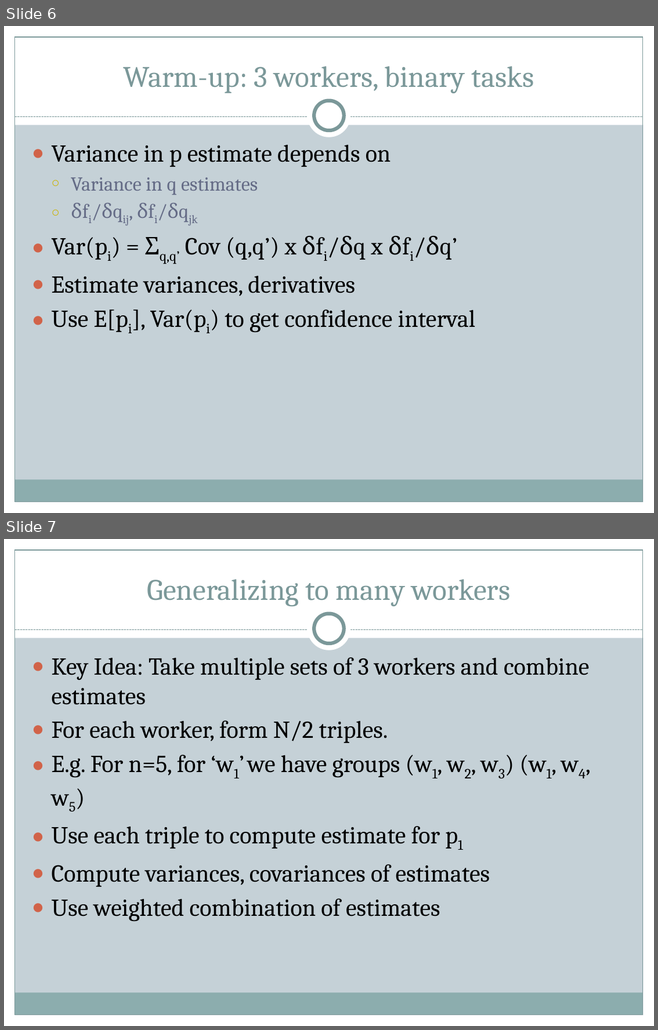
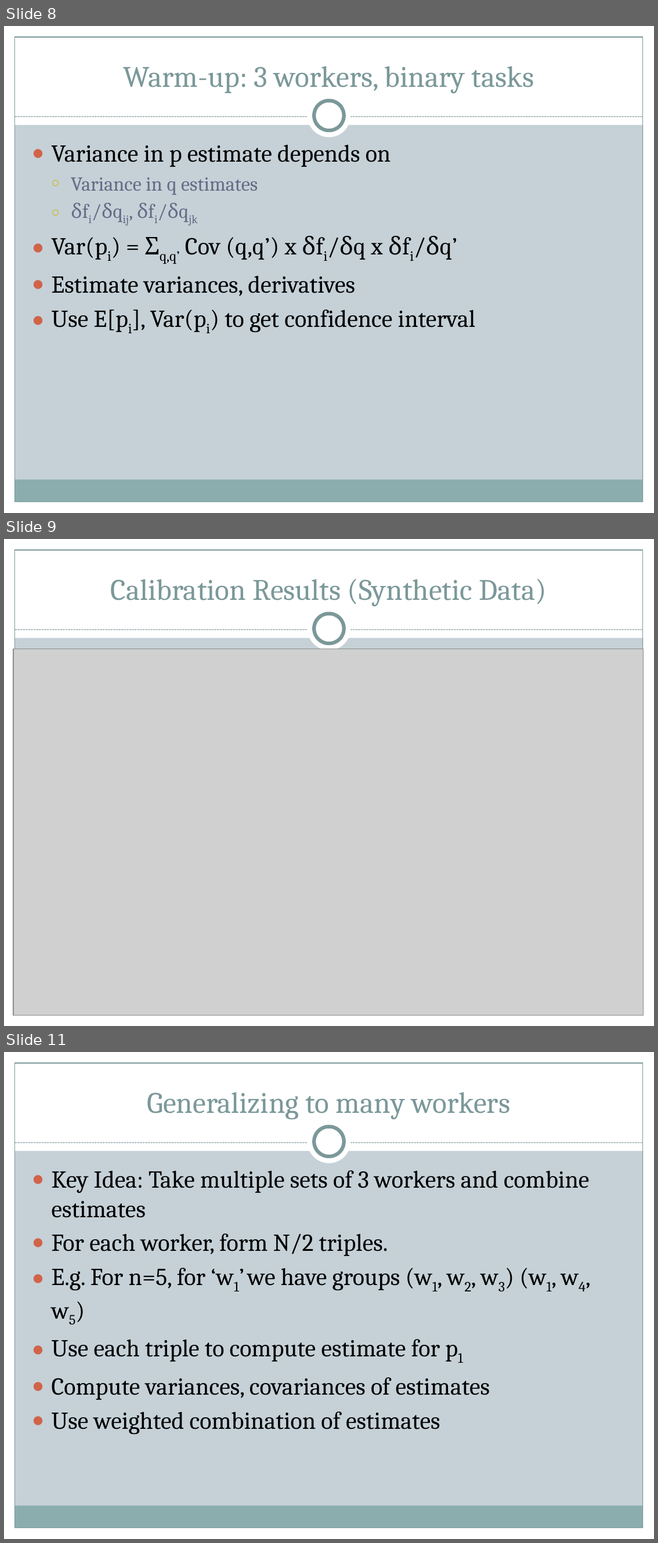
Before and after one commit to brahmaneya/WorkerEvaluationGeneral, a slide deck: Presentation/WorkerEval.pptx. Shown one above the other, each under a label of ours: slides 6 and 7 before the commit, slides 8, 9 and 11 after it; the slides between them are not shown. The pictures are 658x1030 and 658x1543 pixels, drawn with LibreOffice and Linux fonts; fonts in the diff are those of the drawing; grey boxes stand for pictures. Boxes give left, top, right and bottom in pixels: in the first picture for what was removed or moved away, otherwise in the second. Text is boxed around its words. In the diff, an @@ line names an element or a change of style, - is before the commit and + after.

```diff
--- a/Presentation/WorkerEval.pptx
+++ b/Presentation/WorkerEval.pptx
@@ slide 9 added at [4,539,654,1026], background #C5D1D7; not listed: 9 template elements that a slide beside it also shows @@
@@ title added at [111,579,547,606], 33 pt, text #7C999A @@
+Calibration Results (Synthetic Data)
@@ picture added at [13,649,643,1015] @@
@@ what was slide 6 is now slide 8 @@
@@ what was slide 7 is now slide 11 @@
```
Also in this commit, not shown: 5 slides changed, 4 other slides added, 1 slide removed.
